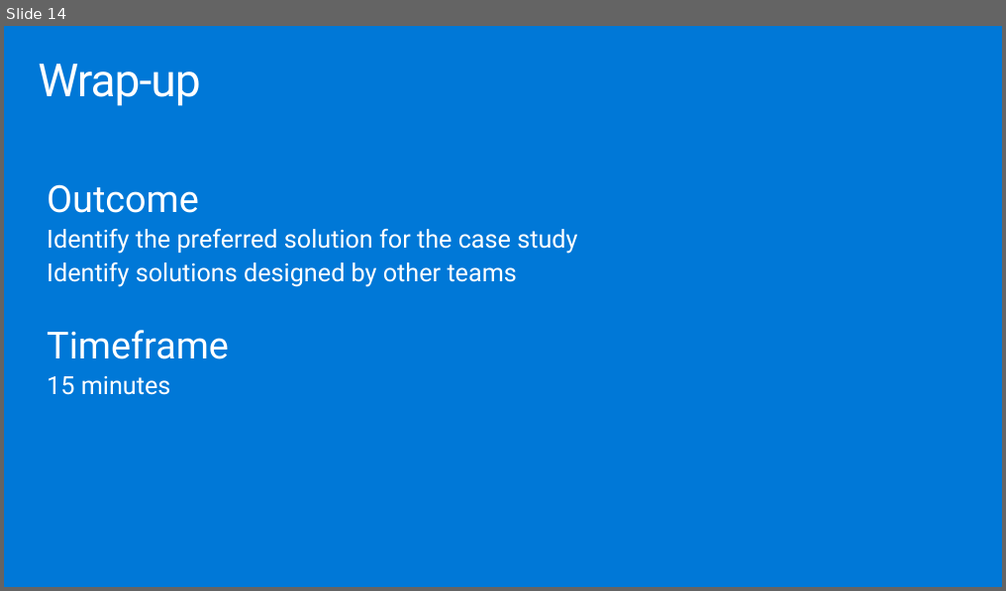
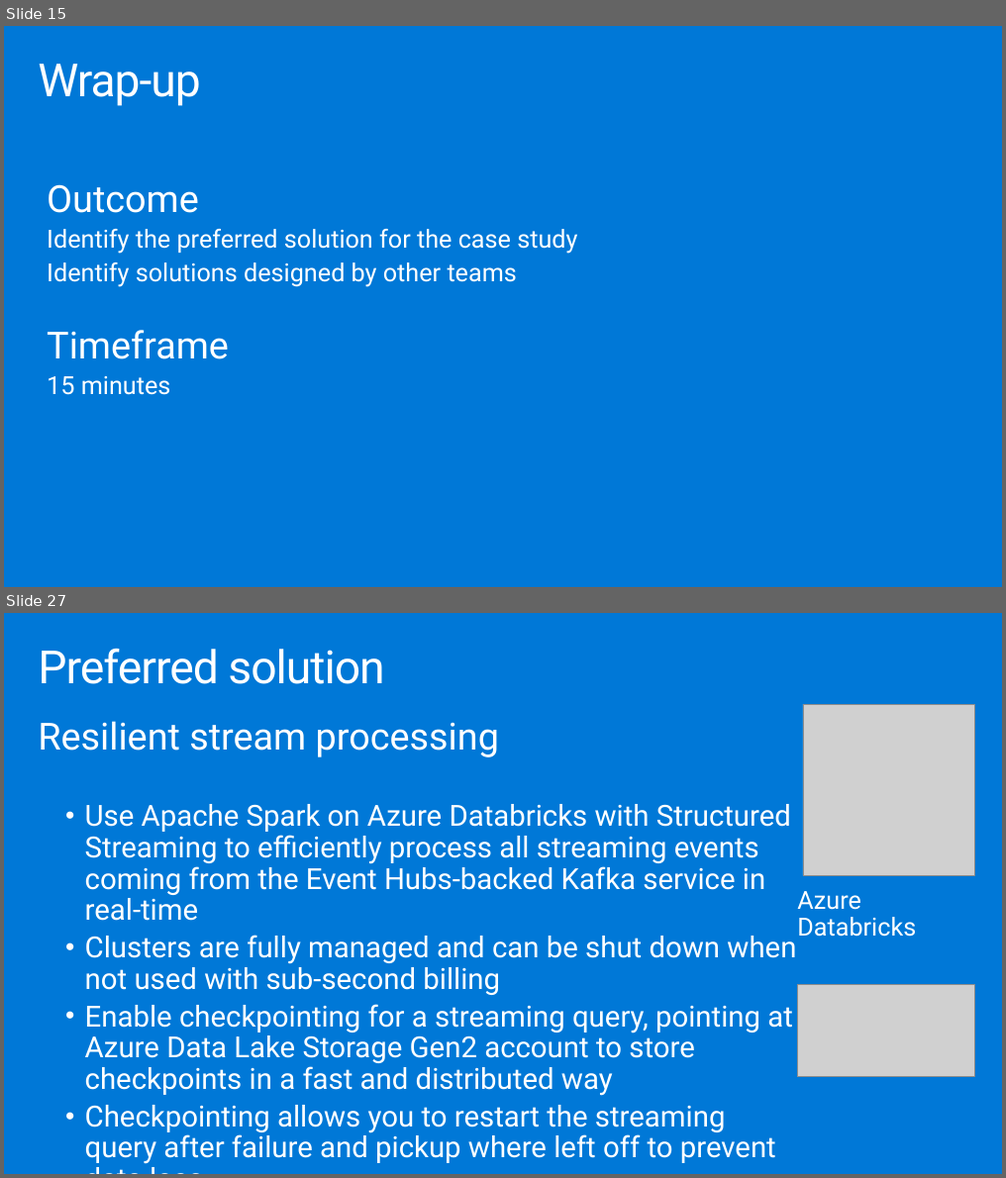
Before and after one commit to solliancenet/MCW-Managed-open-source-databases-on-Azure, a slide deck: Whiteboard design session/WDS trainer presentation - Managed open source databases on Azure.pptx. Shown one above the other, each under a label of ours: slide 14 before the commit, slides 15 and 27 after it; the slides between them are not shown. The pictures are 1006x591 and 1006x1178 pixels, drawn with LibreOffice and Linux fonts; fonts in the diff are those of the drawing; grey boxes stand for pictures. Boxes give left, top, right and bottom in pixels: in the first picture for what was removed or moved away, otherwise in the second. Text is boxed around its words. In the diff, an @@ line names an element or a change of style, - is before the commit and + after.

```diff
--- a/Whiteboard design session/WDS trainer presentation - Managed open source databases on Azure.pptx
+++ b/Whiteboard design session/WDS trainer presentation - Managed open source databases on Azure.pptx
@@ slide 27 added at (4,613,1002,1174), background #0078D7 @@
@@ title added at (38,648,384,684), 44.1 pt, text #FFFFFF @@
+Preferred solution
@@ text added at (38,721,796,1164), 28 pt, text #FFFFFF @@
+Resilient stream processing
+  • Use Apache Spark on Azure Databricks with Structured Streaming to efficiently process all streaming events coming from the Event Hubs-backed Kafka service in real-time
+  • Clusters are fully managed and can be shut down when not used with sub-second billing
+  • Enable checkpointing for a streaming query, pointing at Azure Data Lake Storage Gen2 account to store checkpoints in a fast and distributed way
+  • Checkpointing allows you to restart the streaming query after failure and pickup where left off to prevent data loss
@@ picture added at (803,704,974,875) @@
@@ text added at (797,891,916,937), 24 pt, text #FFFFFF @@
+Azure Databricks
@@ picture added at (798,985,975,1077) @@
@@ what was slide 14 is now slide 15 @@
```
Also in this commit, not shown: 23 other slides added, 16 slides removed, 1 other file.
